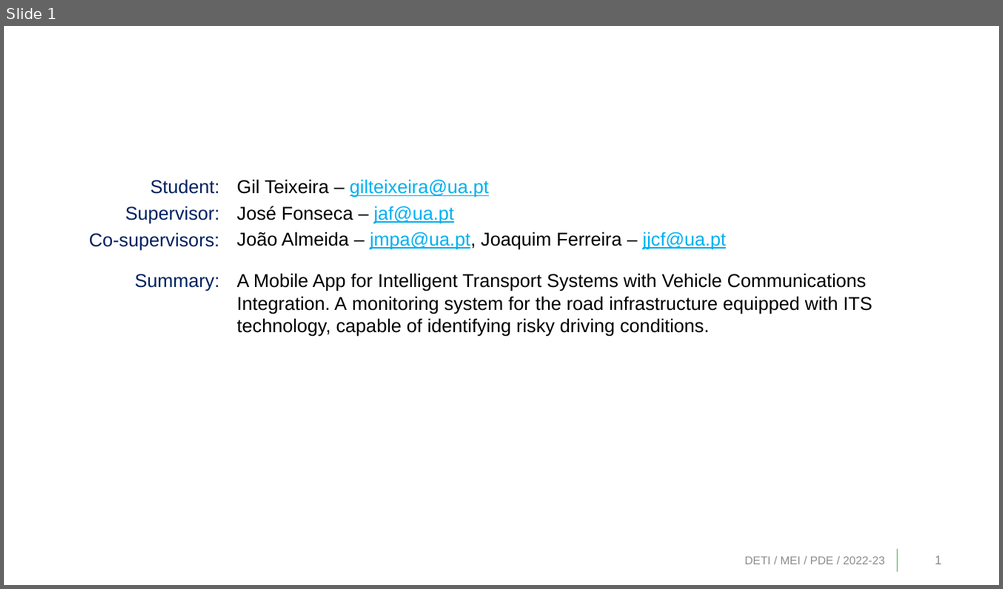
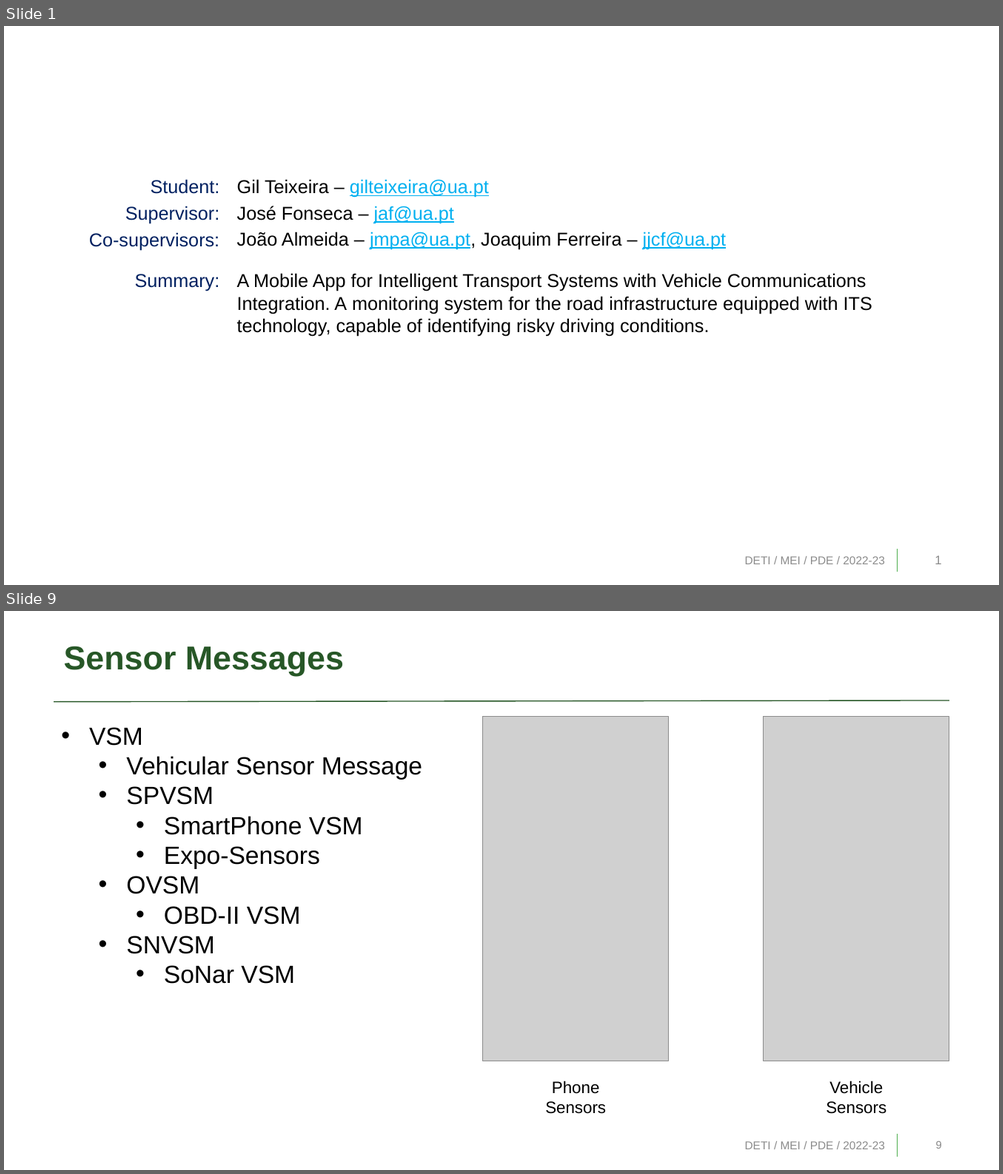
Before and after one commit to bearkillerPT/Dissertation, a slide deck: PDE_PreDissertation.pptx. Shown one above the other, each under a label of ours: slide 1 before the commit, slides 1 and 9 after it; the slides between them are not shown. The pictures are 1003x589 and 1003x1174 pixels, drawn with LibreOffice and Linux fonts; fonts in the diff are those of the drawing; grey boxes stand for pictures; background and template pictures are left out. Boxes give left, top, right and bottom in pixels: in the first picture for what was removed or moved away, otherwise in the second. Text is boxed around its words. In the diff, an @@ line names an element or a change of style, - is before the commit and + after.

```diff
--- a/PDE_PreDissertation.pptx
+++ b/PDE_PreDissertation.pptx
@@ slide 9 added at box(4, 611, 999, 1170), background #FFFFFF; not listed: 1 template element that a slide beside it also shows @@
@@ title added at box(64, 646, 344, 676), 32 pt, text #275727, bold @@
+Sensor Messages
@@ line added from (54, 702) to (949, 701), #275727 1 pt @@
@@ text added at box(89, 727, 422, 984), 24 pt, text #000000 @@
+• VSM
+  • Vehicular Sensor Message
+  • SPVSM
+    • SmartPhone VSM
+    • Expo-Sensors
+  • OVSM
+    • OBD-II VSM
+  • SNVSM
+    • SoNar VSM
@@ group added at box(483, 716, 949, 1114): 2 pictures, 2 texts @@
+Phone
+Sensors
+Vehicle
+Sensors
@@ text added at box(745, 1142, 885, 1150), 11 pt, text #8C8C8C @@
+DETI / MEI / PDE / 2022-23
@@ page number added at box(936, 1142, 942, 1149), 10.5 pt, text #898989 @@
+9
```
Also in this commit, not shown: 1 slide changed, 7 other slides added, 1 slide removed, 2 other files.
